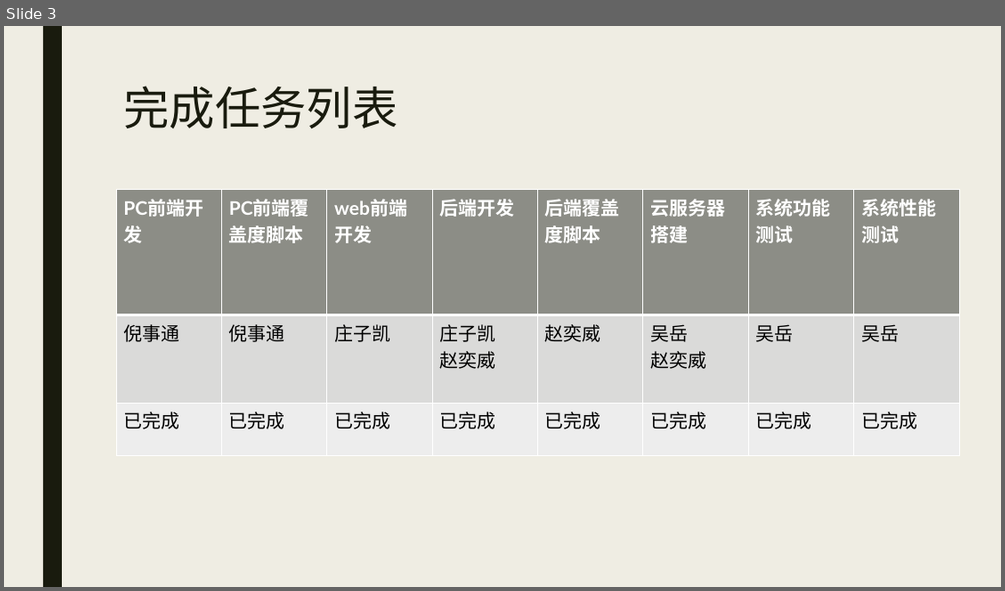
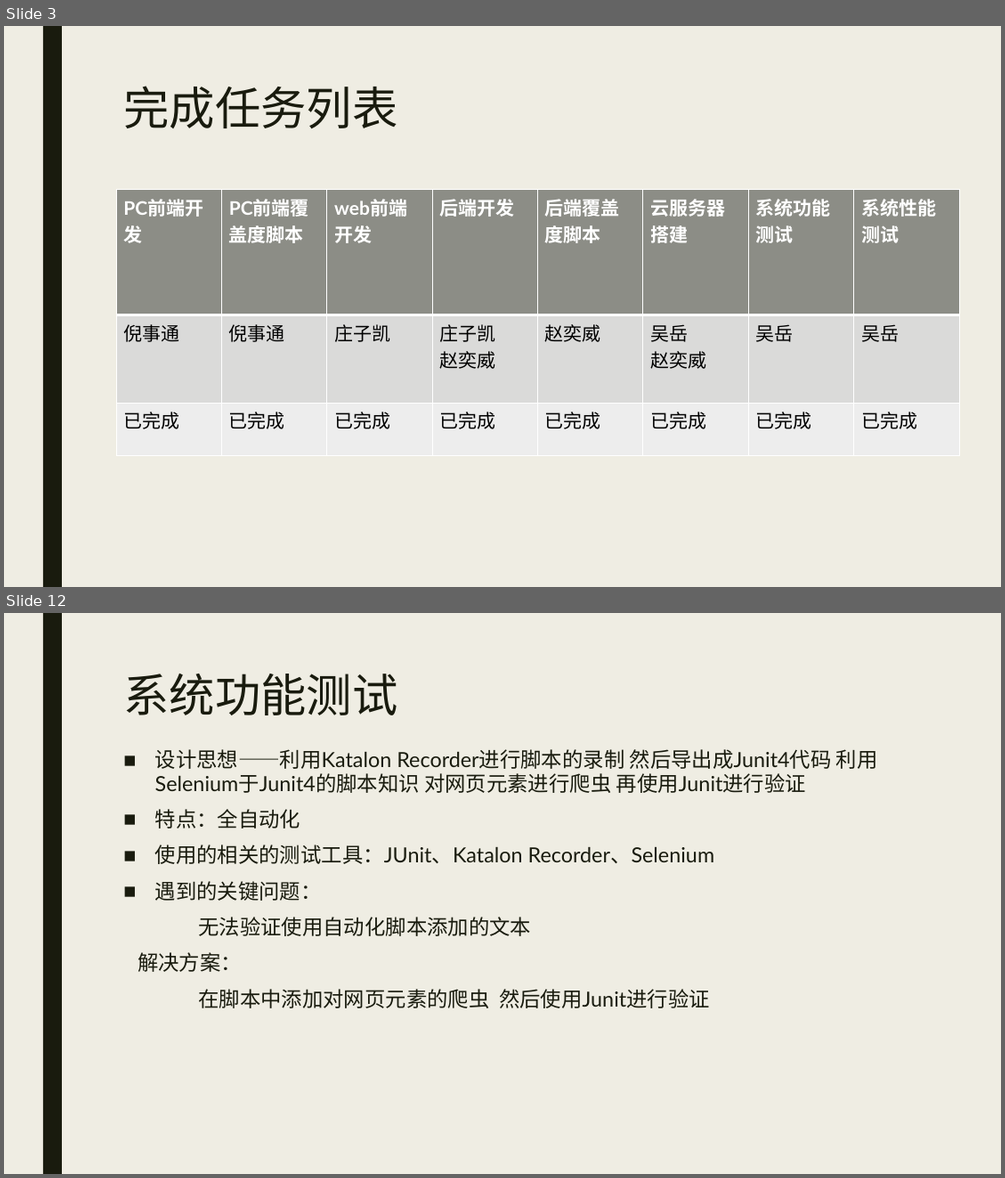
Before and after one commit to DestinyCoderWY/Timeline, a slide deck: 7.展示PPT/Timeline展示PPT.pptx. Shown one above the other, each under a label of ours: slide 3 before the commit, slides 3 and 12 after it; the slides between them are not shown. The pictures are 1005x591 and 1005x1178 pixels, drawn with LibreOffice and Linux fonts; fonts in the diff are those of the drawing. Boxes give left, top, right and bottom in pixels: in the first picture for what was removed or moved away, otherwise in the second. Text is boxed around its words. In the diff, an @@ line names an element or a change of style, - is before the commit and + after.

```diff
--- a/7.展示PPT/Timeline展示PPT.pptx
+++ b/7.展示PPT/Timeline展示PPT.pptx
@@ slide 12 added at <box>4,613,1001,1174</box>, background #EFEDE3; not listed: 1 template element that a slide beside it also shows @@
@@ title added at <box>123,674,397,715</box>, 44 pt, text #191B0E @@
+系统功能测试
@@ text added at <box>138,749,878,1008</box>, 20 pt, text #191B0E @@
+■ 设计思想——利用Katalon Recorder进行脚本的录制 然后导出成Junit4代码 利用Selenium于Junit4的脚本知识 对网页元素进行爬虫 再使用Junit进行验证
+■ 特点：全自动化
+■ 使用的相关的测试工具：JUnit、Katalon Recorder、Selenium
+■ 遇到的关键问题：
+无法验证使用自动化脚本添加的文本
+解决方案：
+在脚本中添加对网页元素的爬虫 然后使用Junit进行验证
```
Also in this commit, not shown: 3 slides changed, 15 other slides added, 19 slides removed, 1 other file.
